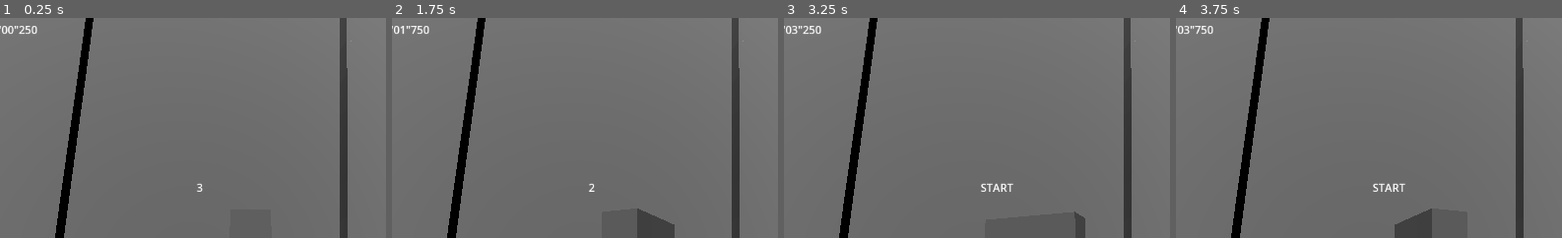
Above: before the commit, frames 1-4 (left to right).
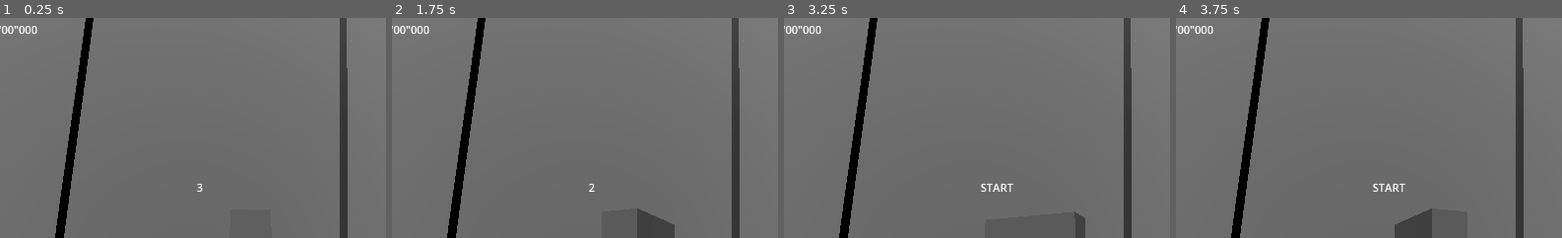
Above: after the commit, the same moments.

Repository: maxrchung/ride_in_the_rain
Game: Godot game, scene res://maps/test_map.tscn
Two runs of this game, one before a commit and one after it. Both use one fixed random seed, a clock stepped at 60 frames per second and the inputs below. This scene is started directly instead of the project's main scene. The engine's default icon, where the game draws it, is replaced by a stand-in: a white triangle on a blue panel in a dark square.
Inputs (mouse positions are % of the whole screen's width and height, from its top left):
- Up to frame 1 (0.25 s): no input
- Up to frame 2 (1.75 s): tap Enter at 0.5 s; move the mouse to (71, 45) at 0.52 s; hold Right (kb_right) 0.53-1.28 s; tap Space (crash) at 0.6, 1.25, 1.35 s; move the mouse to (29, 55) at 1.27 s; hold Left (kb_left) from 1.28 s (still down)
- Up to frame 3 (3.25 s): move the mouse to (59, 28) at 2.02 s; release Left (kb_left) at 2.03 s; hold Right (kb_right) 2.03-2.78 s; tap Space (crash) at 2.1, 2.85 s; move the mouse to (44, 70) at 2.77 s; hold Up (kb_up) from 2.78 s (still down)
- Up to frame 4 (3.75 s): tap Enter at 3.5 s; move the mouse to (80, 65) at 3.52 s; release Up (kb_up) at 3.53 s; hold Left (kb_left) from 3.53 s (still down); tap Space (crash) at 3.6 s
The pictures show only the part of the screen within x 17-67%, y 2-52%; the shares and areas given below are measured in that part.

The runs differ from the first frame. In frame 1, less than 0.1% of the frame differs, in the area x 4-8%, y 3-8%; in frame 2, 0.1%, in the area x 2-8%, y 3-8%; in frame 3, less than 0.1%; in frame 4, less than 0.1%.

Commit message:
fix timer running during start time countdown

Diff:
--- a/maps/test_map.gd
+++ b/maps/test_map.gd
@@ -26,9 +26,11 @@
 	elif multiplayer.is_server() and Input.is_action_pressed("test_f1"):
 		win_game.rpc(Time.get_unix_time_from_system())
 	elif multiplayer.is_server() and Input.is_action_pressed("test_f2"):
-		lose_game.rpc(Time.get_unix_time_from_system())
+		lose_game.rpc()
 
-	if end_time > start_time:
+	if $StartTimer.time_left > 0:
+		$Hud/TimeText.text = format_time(0)
+	elif end_time > start_time:
 		$Hud/TimeText.text = format_time(end_time - start_time)
 	else:
 		$Hud/TimeText.text = format_time(Time.get_unix_time_from_system() - start_time)
@@ -61,8 +63,7 @@
 		$WinUi/PlayAgainButton.show()
 
 @rpc("call_local")
-func lose_game(time):
-	end_time = time
+func lose_game():
 	$LoseUi.show()
 	if multiplayer.is_server():
 		$EndArea/EndCollision.set_deferred("disabled", true)
@@ -72,7 +73,6 @@
 func restart_game(time):
 	$StartTimer.start(3.999)
 	$Hud/StartLabel.show()
-	start_time = time
 	$WinUi.hide()
 	$LoseUi.hide()
 	if multiplayer.is_server():
@@ -91,6 +91,8 @@
 	get_tree().change_scene_to_file("start.tscn")
 
 func _on_start_timer_timeout():
+	if multiplayer.is_server():
+		start_time = Time.get_unix_time_from_system()
 	$Hud/StartLabel.hide()
 
 func _on_finish_timer_timeout():
